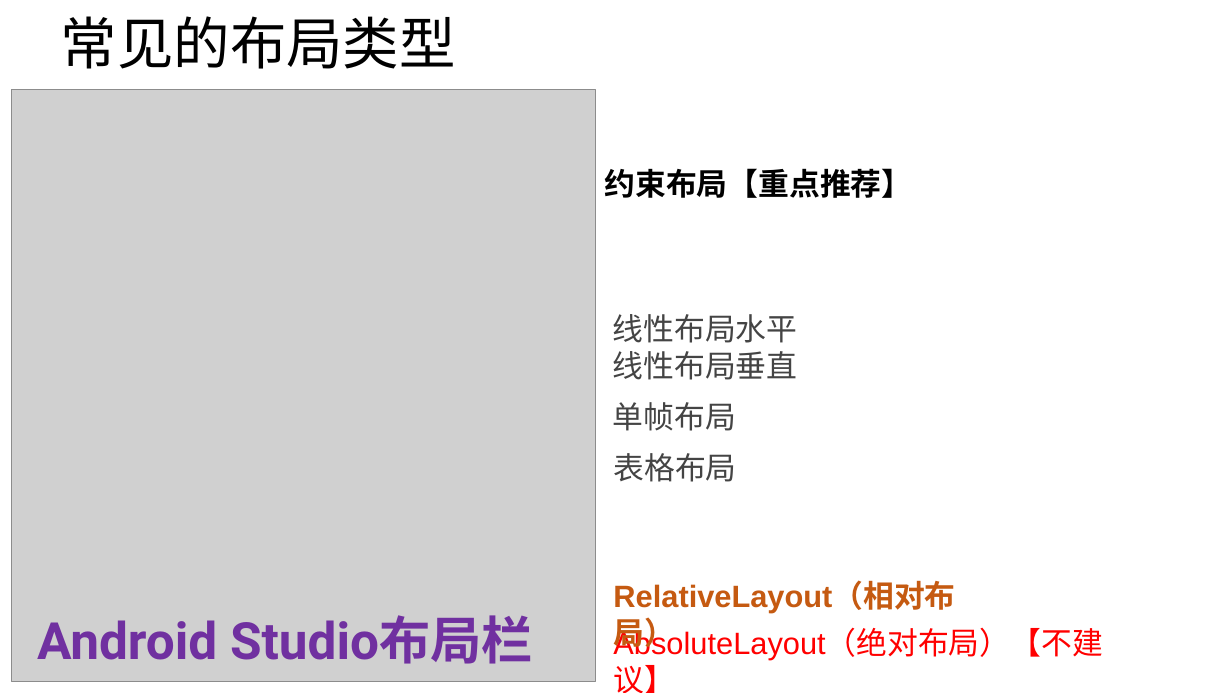
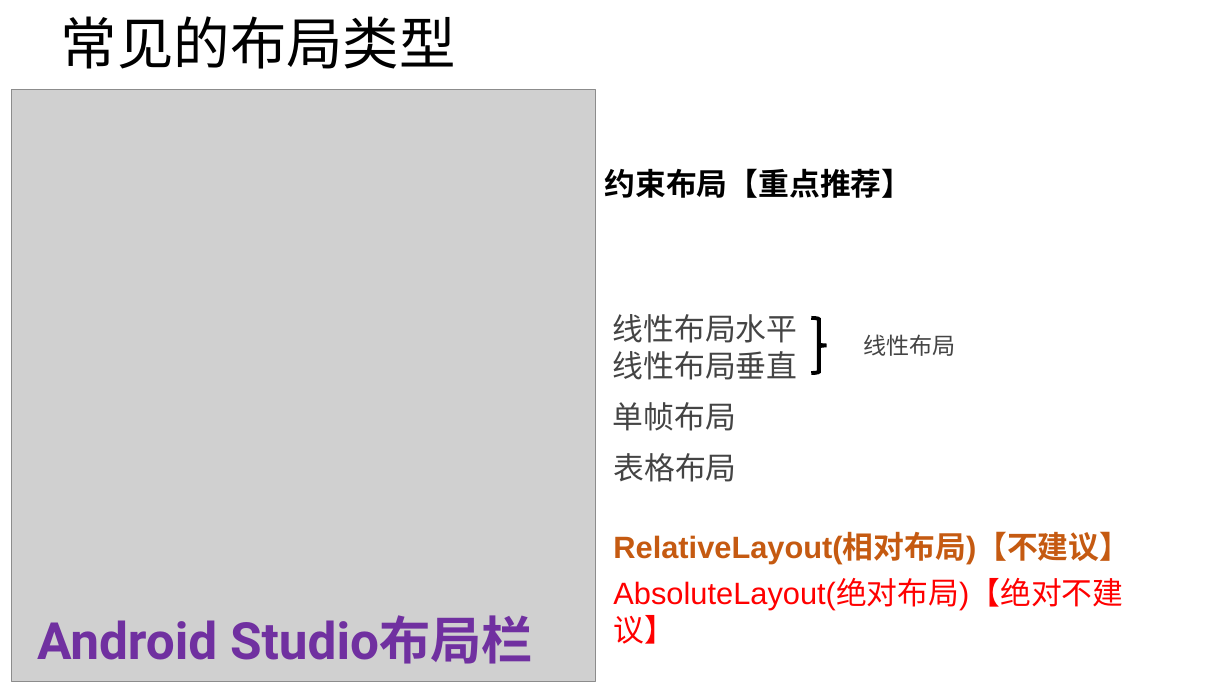
Before and after one commit to tanglw2020/android-class, a slide deck: slide 4 of android layouts.pptx. Drawn at 1232x693 pixels with LibreOffice and Linux fonts; fonts in the diff are those of the drawing; grey boxes stand for pictures. Boxes give left, top, right and bottom in pixels: in the first picture for what was removed or moved away, otherwise in the second. Text is boxed around its words. In the diff, an @@ line names an element or a change of style, - is before the commit and + after.

```diff
--- a/android layouts.pptx
+++ b/android layouts.pptx
@@ right brace added at [811, 318, 827, 373], outline #000000 3 pt @@
@@ text added at [864, 334, 956, 356], 18 pt, text #444444 @@
+线性布局
@@ text at [613, 533, 1130, 563]: text changed @@
-RelativeLayout（相对布局）
+RelativeLayout(相对布局)【不建议】
@@ text at [613, 580, 1123, 644]: text changed @@
-AbsoluteLayout（绝对布局）【不建议】
+AbsoluteLayout(绝对布局)【绝对不建议】
```
Also in this commit, not shown: 4 other slides changed, 2 other files.
